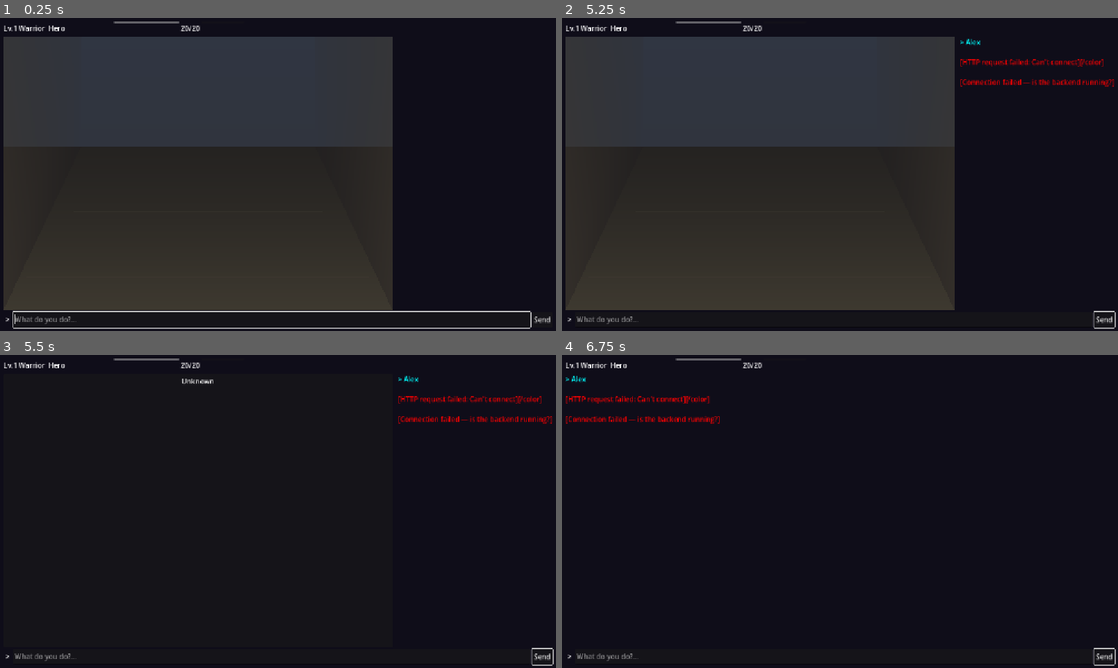
Above: before the commit, frames 1-4 (two rows, left to right).
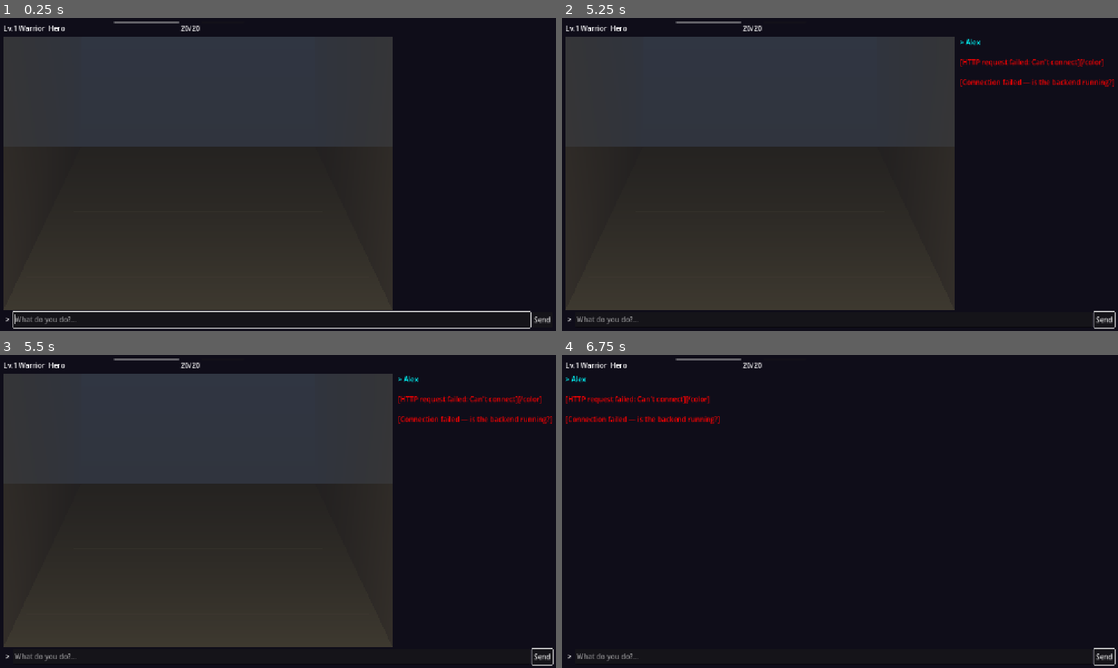
Above: after the commit, the same moments.

Repository: msbel5/ember-rpg
Game: Godot game, scene res://scenes/game_session.tscn
Two runs of this game, one before a commit and one after it. Both use one fixed random seed, a clock stepped at 60 frames per second and the inputs below. This scene is started directly instead of the project's main scene.
Inputs (mouse positions are in pixels of both pictures, inside the frame that each line leads up to):
- Up to frame 1 (0.25 s): no input
- Up to frame 2 (5.25 s): click (834, 318) at 0.52 s; type "Alex" at 0.6 s; click "Send" at 1.25 s; tap Enter at 2, 3.5, 5 s; drag from (762, 174) to (895, 105) at 2.02 s; tap Space at 2.75, 4.25 s; drag from (1006, 221) to (812, 237) at 2.77 s; move the mouse to (673, 127) at 3.52 s; hold Left 3.53-4.25 s; tap M at 3.6 s; tap I at 3.8 s; drag from (867, 174) to (673, 127) at 4.27 s; move the mouse to (756, 96) at 5.02 s; hold Left from 5.03 s (still down); tap Tab at 5.1 s
- Up to frame 3 (5.5 s): keep holding Left; tap V at 5.3 s
- Up to frame 4 (6.75 s): release Left at 5.75 s; tap Space at 5.75 s; drag from (762, 511) to (756, 433) at 5.77 s; move the mouse to (728, 527) at 6.52 s; hold Right from 6.53 s (still down); tap M at 6.6 s; click (728, 527) at 6.67 s

Frames 1-2 are identical in both runs. In frame 3, 46% of the frame differs, in the area x 0-71%, y 6-94%; in frame 4, nothing differs.

Commit message:
Fix: POV entity fade-in, INSERT key toggle, 3s reveal fallback
- Entity reveal now fades in over ~1.4s (alpha 0→1 via _process)
- INSERT key toggles POV↔map (works even when typing)
- TAB also toggles when not typing
- Reveal fallback reduced from 10s to 3s
- All draw calls use fade_alpha for smooth appearance

Co-Authored-By: Claude Opus 4.6 (1M context) <noreply@anthropic.com>

Diff:
--- a/godot-client/scenes/game_session.gd
+++ b/godot-client/scenes/game_session.gd
@@ -88,8 +88,8 @@
 		var cy = int(md.get("height", 15)) / 2
 		pov_renderer.update_player(Vector2i(cx, cy), 0)
 
-	# After all narrative streams process, reveal remaining hidden entities
-	await get_tree().create_timer(10.0).timeout
+	# Fallback: reveal remaining hidden entities after narrative completes
+	await get_tree().create_timer(3.0).timeout
 	if tile_map_renderer:
 		tile_map_renderer.reveal_all()
 	if pov_renderer:
@@ -276,15 +276,21 @@
 func _input(event: InputEvent) -> void:
 	if not (event is InputEventKey and event.pressed):
 		return
+
+	# INSERT key always works (even when typing) — safe, not a character key
+	if event.keycode == KEY_INSERT:
+		_set_view_mode(not is_pov_mode)
+		get_viewport().set_input_as_handled()
+		return
+
+	# Other hotkeys only when NOT typing
 	if text_input.has_focus():
-		return  # Don't process hotkeys while typing
+		return
 
 	match event.keycode:
 		KEY_M:
-			# Toggle map panel visibility
 			map_viewer.visible = not map_viewer.visible
-		KEY_V:
-			# Toggle POV ↔ tile map
+		KEY_TAB:
 			_set_view_mode(not is_pov_mode)
 		KEY_I:
 			pass  # Inventory (future)
--- a/godot-client/scripts/pov_renderer.gd
+++ b/godot-client/scripts/pov_renderer.gd
@@ -77,8 +77,9 @@
 var player_pos: Vector2i = Vector2i(0, 0)
 var player_facing: int = 0  # 0=N, 1=E, 2=S, 3=W
 var visible_entities: Array = []
-var revealed_ids: Dictionary = {}  # entity_id → true (revealed by DM)
+var revealed_ids: Dictionary = {}  # entity_id → reveal_alpha (0.0 to 1.0)
 var entity_cache: Dictionary = {}  # cache key → rendered data
+var _fade_active: bool = false
 
 # Facing direction vectors
 const FACING_VECTORS = [
@@ -115,14 +116,30 @@
 	queue_redraw()
 
 func reveal_entity(entity_id: String) -> void:
-	revealed_ids[entity_id] = true
+	if not revealed_ids.has(entity_id):
+		revealed_ids[entity_id] = 0.0  # Start at 0 alpha, will fade in
+		_fade_active = true
 	queue_redraw()
 
 func reveal_all() -> void:
 	for entity in visible_entities:
 		var eid = entity.get("id", "")
-		if eid != "":
-			revealed_ids[eid] = true
+		if eid != "" and not revealed_ids.has(eid):
+			revealed_ids[eid] = 0.0
+	_fade_active = true
+	queue_redraw()
+
+func _process(delta: float) -> void:
+	if not _fade_active:
+		return
+	# Gradually increase alpha of fading-in entities
+	var all_done = true
+	for eid in revealed_ids:
+		if revealed_ids[eid] < 1.0:
+			revealed_ids[eid] = minf(revealed_ids[eid] + delta * 0.7, 1.0)  # ~1.4s fade
+			all_done = false
+	if all_done:
+		_fade_active = false
 	queue_redraw()
 
 func _on_map_loaded(_map_data: Dictionary) -> void:
@@ -249,8 +266,11 @@
 	var draw_list: Array = []
 	for entity in visible_entities:
 		var eid = entity.get("id", "")
-		if not revealed_ids.get(eid, false):
+		if not revealed_ids.has(eid):
 			continue  # Not yet revealed by DM
+		var alpha = revealed_ids[eid]
+		if alpha <= 0.0:
+			continue
 
 		var pos = entity.get("position", [0, 0])
 		var entity_pos = Vector2i(int(pos[0]), int(pos[1]))
@@ -269,6 +289,7 @@
 			"entity": entity,
 			"forward": forward,
 			"lateral": lateral,
+			"alpha": alpha,
 		})
 
 	# Sort back to front (furthest first)
@@ -281,6 +302,7 @@
 	var entity = item["entity"]
 	var forward: int = item["forward"]
 	var lateral: int = item["lateral"]
+	var fade_alpha: float = item.get("alpha", 1.0)
 	var template = entity.get("template", "default")
 	var entity_name = entity.get("name", "?")
 
@@ -301,13 +323,13 @@
 	var corridor_half_w = w * 0.3 * dist_factor  # visible corridor narrows with distance
 	var entity_x = center_x + lateral * corridor_half_w - entity_w * 0.5
 
-	# Get entity color
+	# Get entity color with fade alpha
 	var base_color = ENTITY_COLORS.get(template, ENTITY_COLORS["default"])
-	# Darken with distance
 	var draw_color = Color(
 		base_color.r * (0.4 + 0.6 * dist_factor),
 		base_color.g * (0.4 + 0.6 * dist_factor),
 		base_color.b * (0.4 + 0.6 * dist_factor),
+		fade_alpha,
 	)
 
 	# --- Draw silhouette (simple humanoid shape) ---
@@ -325,20 +347,21 @@
 	var leg_top = body_top + body_h
 	var leg_h = entity_h - (head_radius * 2 + body_h)
 	var leg_w = entity_w * 0.25
-	draw_rect(Rect2(entity_x + entity_w * 0.15, leg_top, leg_w, leg_h), draw_color * 0.85)
-	draw_rect(Rect2(entity_x + entity_w * 0.6, leg_top, leg_w, leg_h), draw_color * 0.85)
+	var leg_color = Color(draw_color.r * 0.85, draw_color.g * 0.85, draw_color.b * 0.85, fade_alpha)
+	draw_rect(Rect2(entity_x + entity_w * 0.15, leg_top, leg_w, leg_h), leg_color)
+	draw_rect(Rect2(entity_x + entity_w * 0.6, leg_top, leg_w, leg_h), leg_color)
 
 	# --- Layer 4: Label ---
-	if dist_factor > 0.3:  # Only show labels for closer entities
+	if dist_factor > 0.3 and fade_alpha > 0.3:
 		var font = ThemeDB.fallback_font
 		var font_size = int(10 * dist_factor + 6)
 		var label_pos = Vector2(entity_x + entity_w * 0.5, entity_y - 4)
 		var text_size = font.get_string_size(entity_name, HORIZONTAL_ALIGNMENT_CENTER, -1, font_size)
 		label_pos.x -= text_size.x * 0.5
 		# Shadow
-		draw_string(font, label_pos + Vector2(1, 1), entity_name, HORIZONTAL_ALIGNMENT_LEFT, -1, font_size, Color(0, 0, 0, 0.7))
+		draw_string(font, label_pos + Vector2(1, 1), entity_name, HORIZONTAL_ALIGNMENT_LEFT, -1, font_size, Color(0, 0, 0, 0.7 * fade_alpha))
 		# Text
-		var label_color = Color(1, 1, 0.85, dist_factor)
+		var label_color = Color(1, 1, 0.85, dist_factor * fade_alpha)
 		draw_string(font, label_pos, entity_name, HORIZONTAL_ALIGNMENT_LEFT, -1, font_size, label_color)
 
 func _gui_input(event: InputEvent) -> void:
